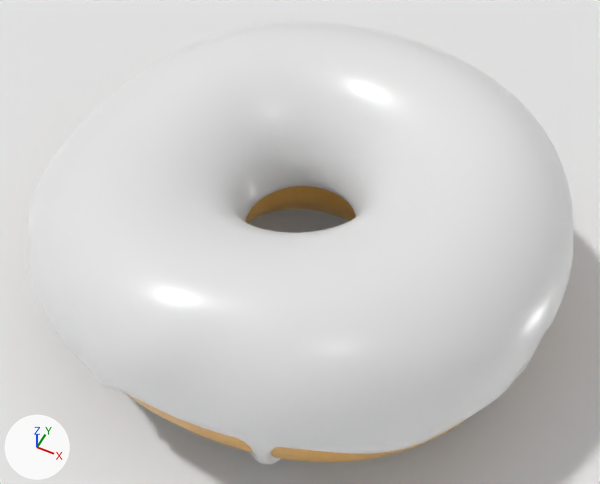
An edit to the Blender file Tutorial/Donut Tutorial.blend, drawn before and after from the same camera.
Both versions are drawn from a 50 mm camera at (0.62, -1.232, 1.717) aimed at (0.019, -0.03, 0.214). Every picture has the same lights, and +X, +Y and +Z are marked at lower left.

Names of what the first picture shows: 'Donut', 'Icing', 'Plane'.
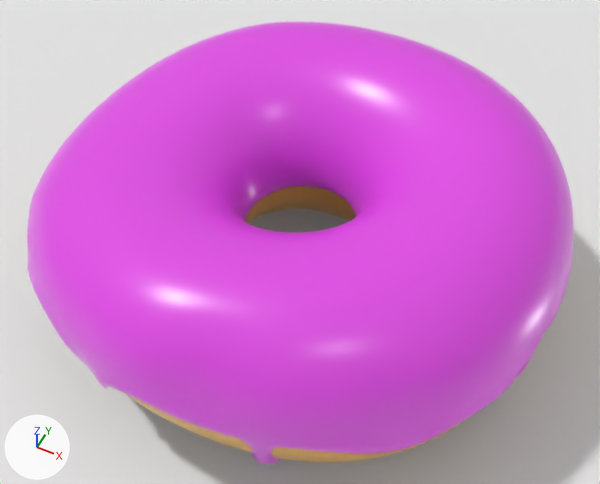
Boxes (x1, y1, x2, y2) around the edits, measured in the pictures (600 x 484 px):
'Icing', recoloured (white to pink): (27, 22, 573, 464) in both

The change in detail:
Material 'Material.001' (mat_material_001) changes colour from white #e7e7e7 to pink #e34de7; in linear values from (0.8, 0.8, 0.8) to (0.766, 0.0738, 0.8).
